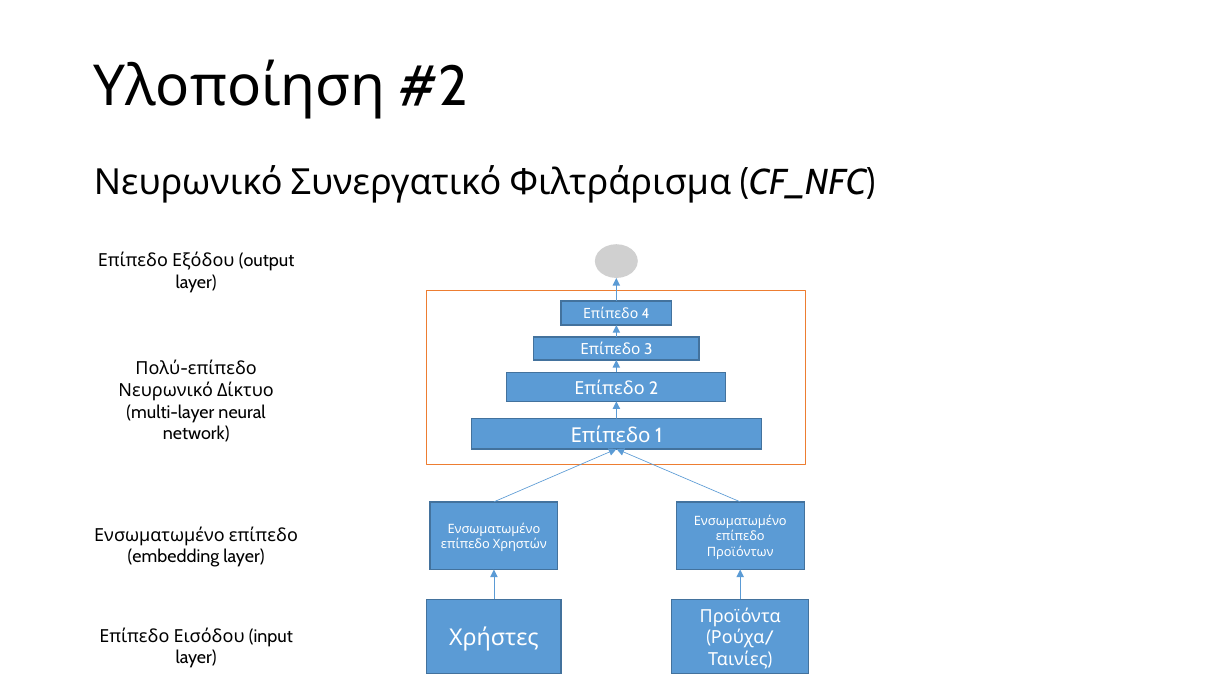
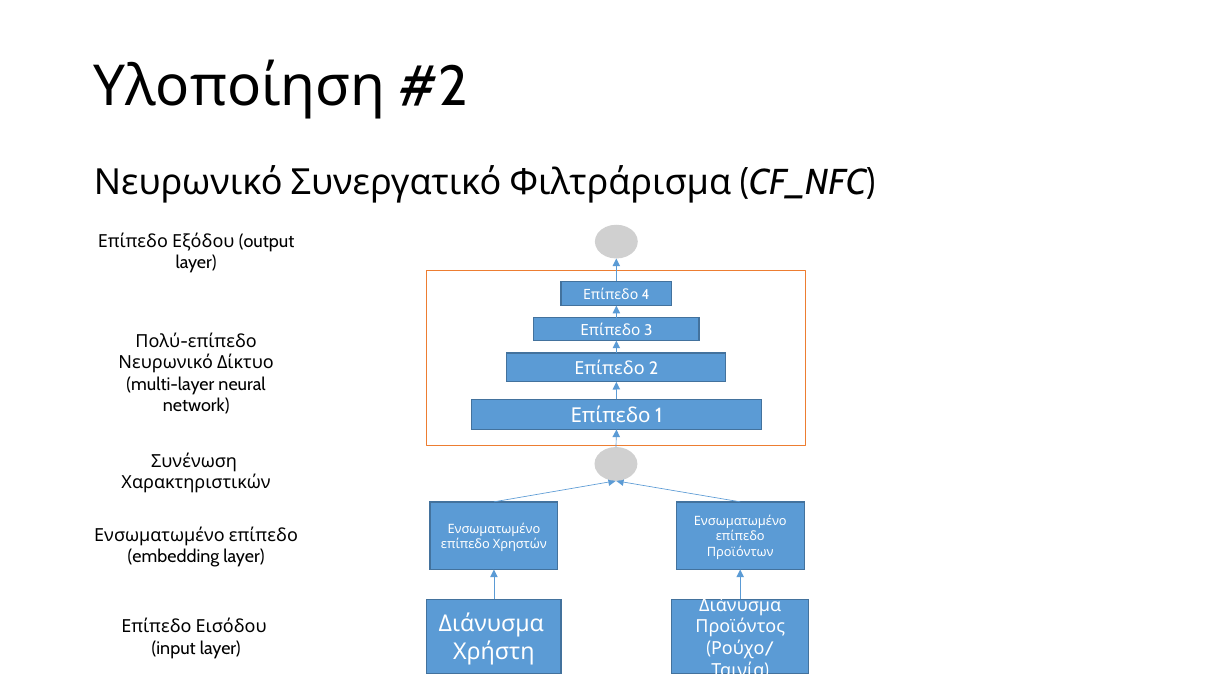
Before and after one commit to mpountou/General-Recommendation-Engine, a slide deck: slide 10 of παρουσίαση.pptx. Drawn at 1232x693 pixels with LibreOffice and Linux fonts; fonts in the diff are those of the drawing; grey boxes stand for pictures. Boxes give left, top, right and bottom in pixels: in the first picture for what was removed or moved away, otherwise in the second. Text is boxed around its words. In the diff, an @@ line names an element or a change of style, - is before the commit and + after.

```diff
--- a/παρουσίαση.pptx
+++ b/παρουσίαση.pptx
@@ 5 rectangles, 4 arrows, 1 text, 1 picture: place and size @@
-5 rectangles, 4 arrows, 1 text, 1 picture at bbox=[98, 244, 806, 464]
+5 rectangles, 4 arrows, 1 text, 1 picture at bbox=[98, 225, 806, 445]
@@ text "Πολύ-επίπεδο Νευρωνικό Δίκτυο (multi-layer neural ...": place and size @@
-text "Πολύ-επίπεδο Νευρωνικό Δίκτυο (multi-layer neural ..." at bbox=[118, 359, 274, 442]
+text "Πολύ-επίπεδο Νευρωνικό Δίκτυο (multi-layer neural ..." at bbox=[118, 332, 274, 414]
@@ picture added at bbox=[594, 447, 637, 482] @@
@@ arrow added from (616, 447) to (616, 430), #5B9BD5 0.5 pt @@
@@ text added at bbox=[121, 452, 270, 493], 14 pt, text #000000 @@
+Συνένωση
+Χαρακτηριστικών
@@ arrow moved from (494, 502) - (616, 449) to (494, 502) - (616, 481) @@
@@ arrow moved from (740, 502) - (616, 449) to (740, 502) - (616, 481) @@
@@ text in rectangle at bbox=[695, 594, 785, 681]: text changed @@
-Προϊόντα
-(Ρούχα/Ταινίες)
+Διάνυσμα Προϊόντος
+(Ρούχο/Ταινία)
@@ text at bbox=[121, 617, 267, 659]: text changed @@
-Επίπεδο Εισόδου (input layer)
+Επίπεδο Εισόδου
+(input layer)
@@ text in rectangle at bbox=[439, 612, 544, 665]: text changed @@
-Χρήστες
+Διάνυσμα
+Χρήστη
```
Also in this commit, not shown: 12 other slides changed, 1 slide added, 1 slide removed, 1 other file.
